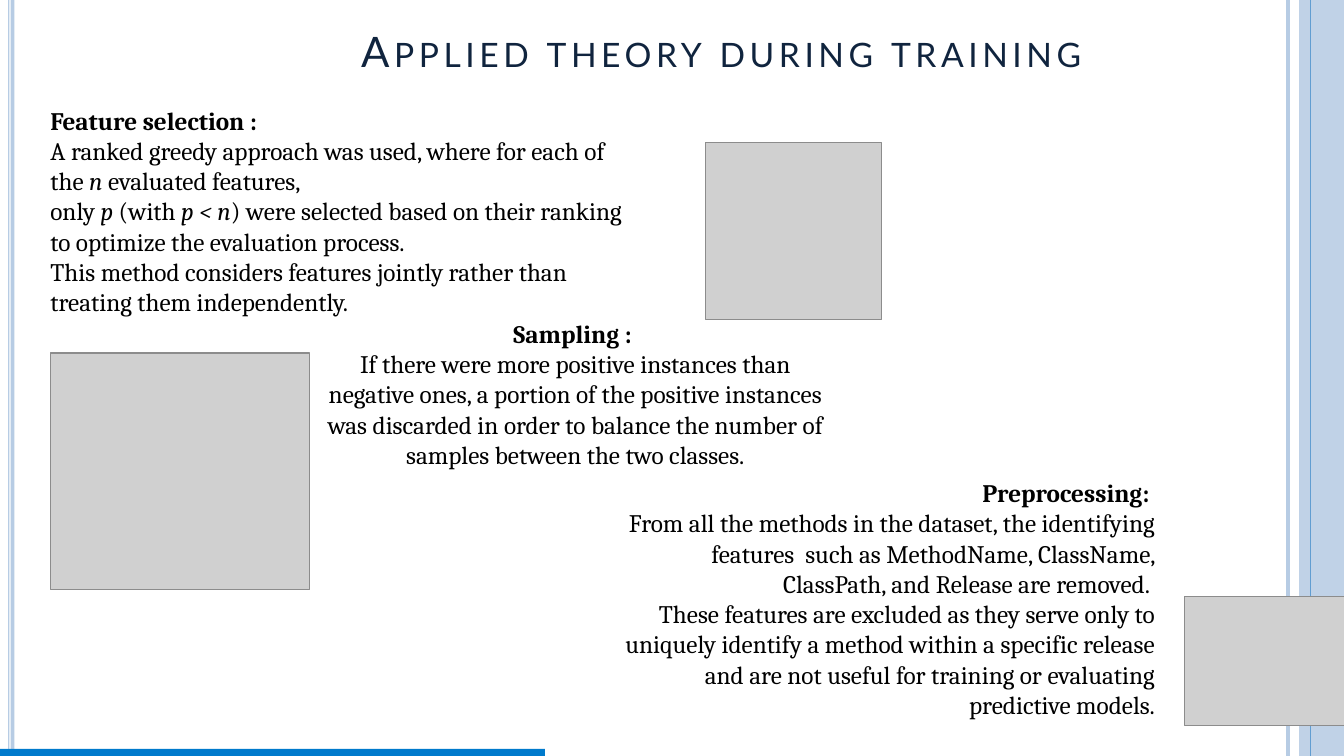
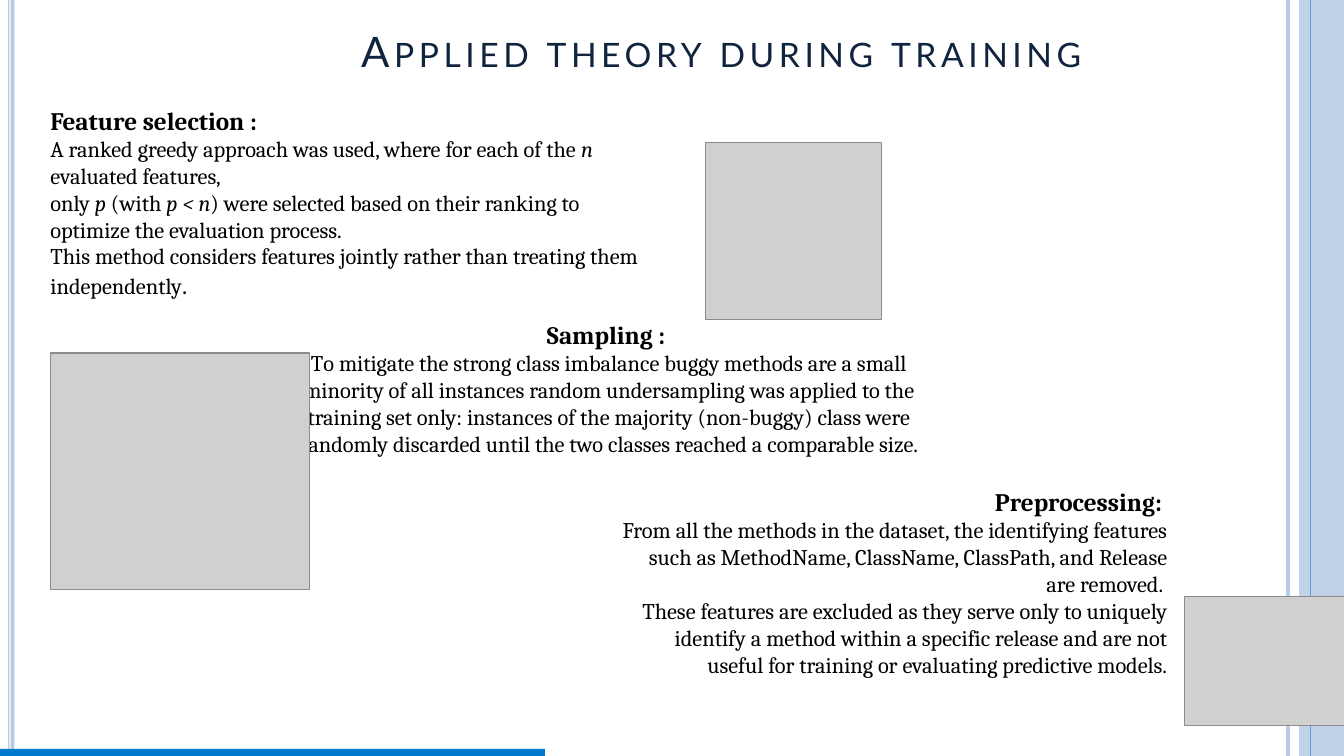
Before and after one commit to FrancescoAstolfiDev/progettoParteFalessi, a slide deck: slide 15 of My_Ispw2_Project_Falessi/report/report_astolfi.pptm. Drawn at 1344x756 pixels with LibreOffice and Linux fonts; fonts in the diff are those of the drawing; grey boxes stand for pictures. Boxes give left, top, right and bottom in pixels: in the first picture for what was removed or moved away, otherwise in the second. Text is boxed around its words. In the diff, an @@ line names an element or a change of style, - is before the commit and + after.

```diff
--- a/My_Ispw2_Project_Falessi/report/report_astolfi.pptm
+++ b/My_Ispw2_Project_Falessi/report/report_astolfi.pptm
@@ text "Feature selection : A ranked ..." at box(50, 112, 638, 299): size 18 to 16 pt @@
@@ text at box(300, 326, 918, 458): text changed; size 18 to 16 pt @@
-Sampling :
-If there were more positive instances than negative ones, a portion of the positive instances was discarded in order to balance the number of samples between the two classes.
+Sampling :
+To mitigate the strong class imbalance buggy methods are a small minority of all instances random undersampling was applied to the training set only: instances of the majority (non-buggy) class were randomly discarded until the two classes reached a comparable size.
@@ text "Preprocessing:": place and size @@
-text "Preprocessing:" at box(625, 484, 1156, 720)
+text "Preprocessing:" at box(623, 493, 1167, 678)
@@ text at box(623, 522, 1167, 678): size 18 to 16 pt @@
```
Also in this commit, not shown: 17 other slides changed, 9 other files.
